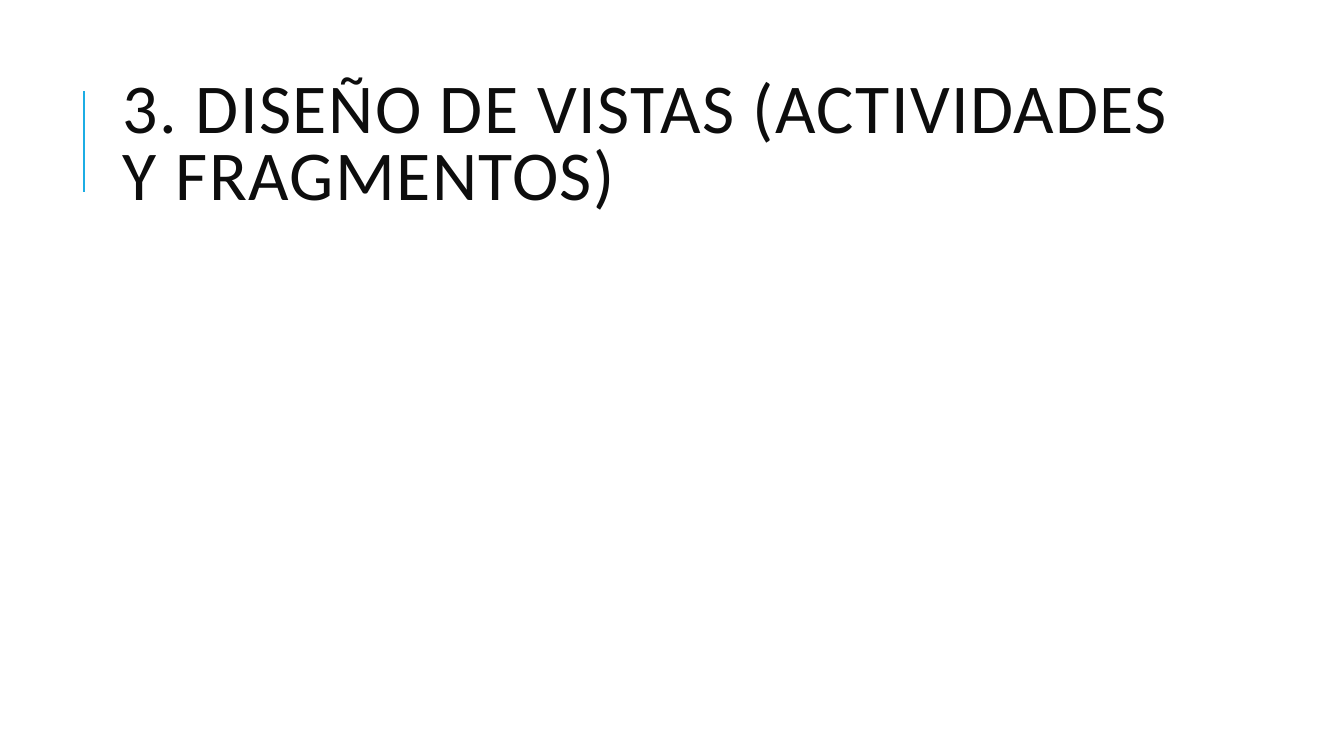
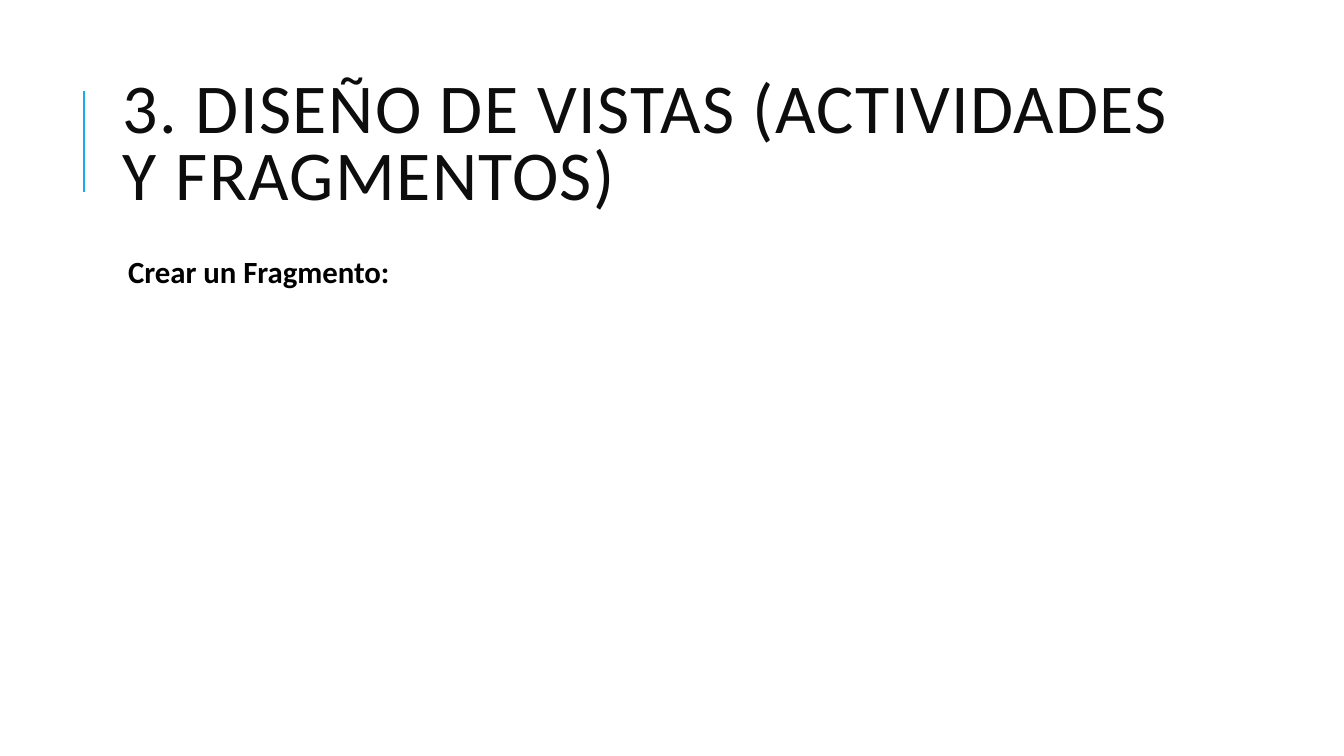
Before and after one commit to idanirf/ProgramacionMultimedia-y-DispositivosMoviles, a slide deck: slide 7 of DesarrolloDeUnaAplicacionEnKotlinAndroid.pptx. Drawn at 1344x756 pixels with LibreOffice and Linux fonts; fonts in the diff are those of the drawing. Boxes give left, top, right and bottom in pixels: in the first picture for what was removed or moved away, otherwise in the second. Text is boxed around its words. In the diff, an @@ line names an element or a change of style, - is before the commit and + after.

```diff
--- a/DesarrolloDeUnaAplicacionEnKotlinAndroid.pptx
+++ b/DesarrolloDeUnaAplicacionEnKotlinAndroid.pptx
@@ text added at [128,262,389,289], 22 pt, text #000000, bold @@
+  Crear un Fragmento:
```
Also in this commit, not shown: 58 other files.
